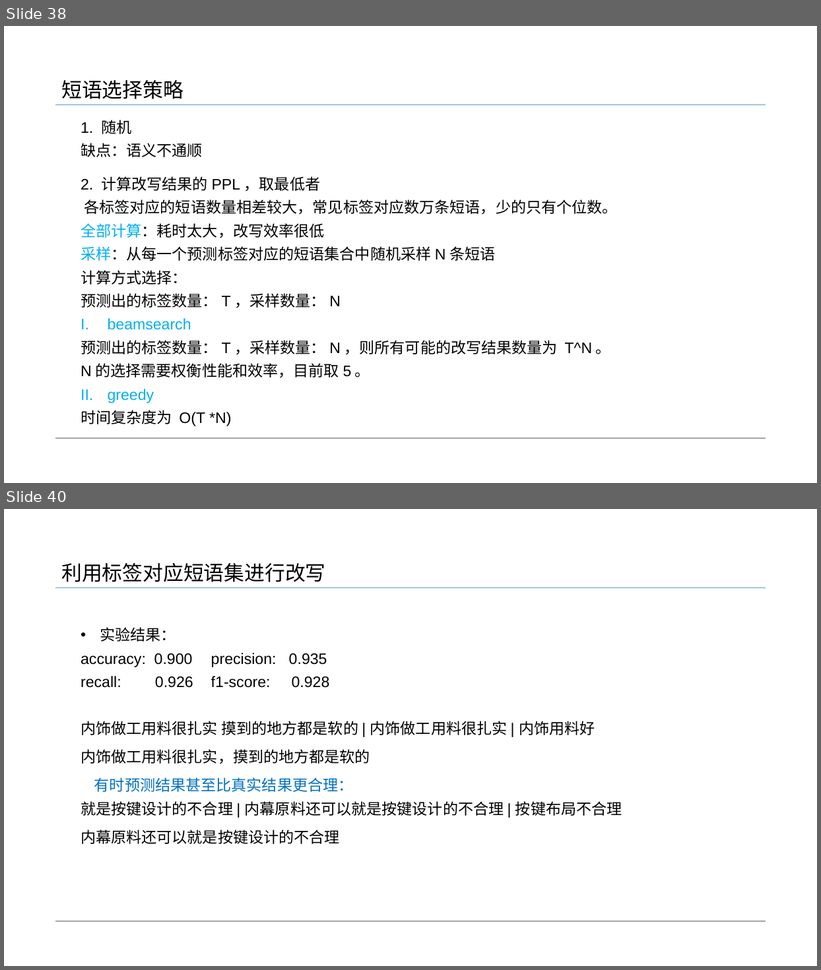
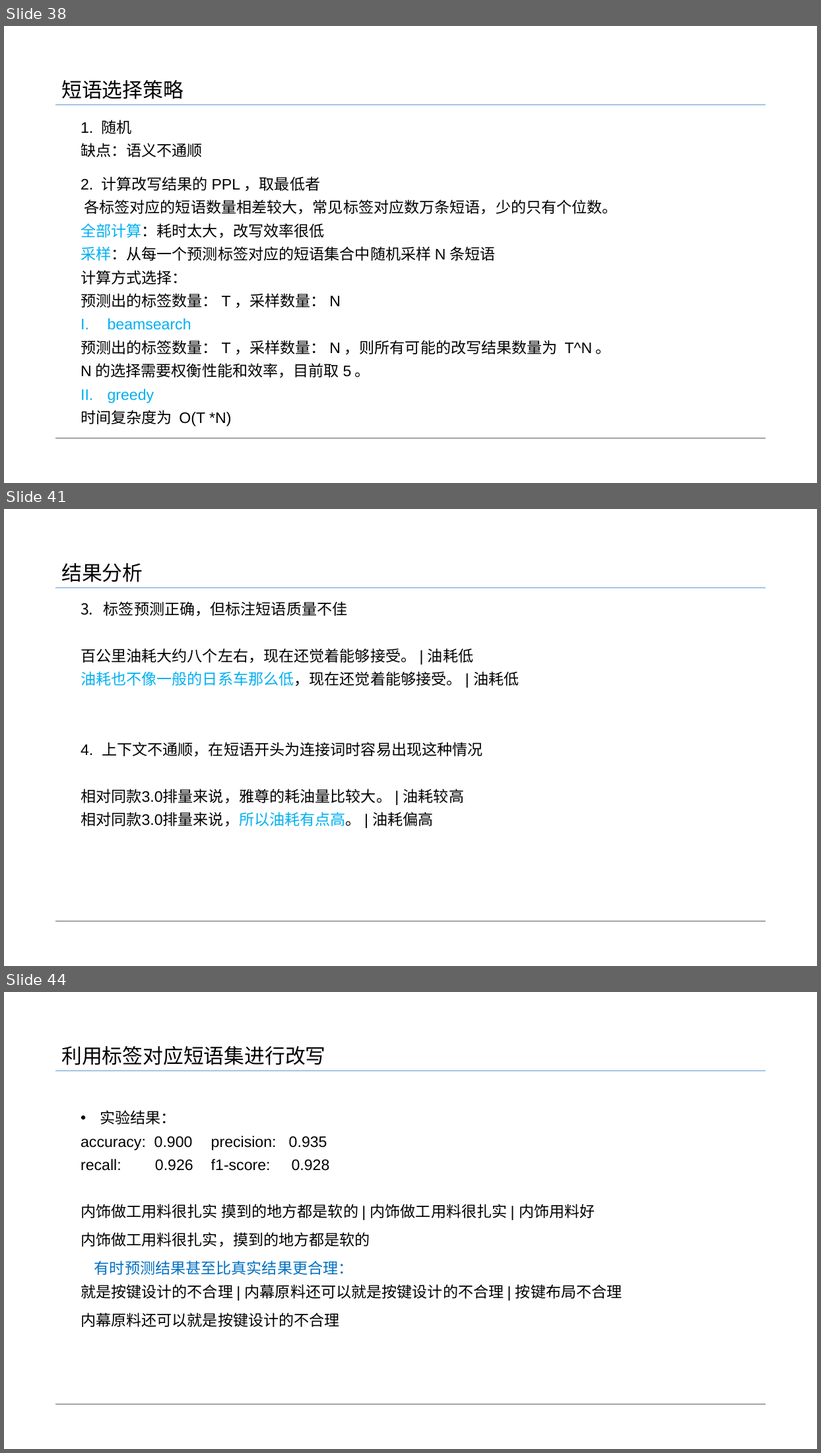
Before and after one commit to flyliu2017/Exercises, a slide deck: 实习转正.pptx. Shown one above the other, each under a label of ours: slides 38 and 40 before the commit, slides 38, 41 and 44 after it; the slides between them are not shown. The pictures are 821x970 and 821x1453 pixels, drawn with LibreOffice and Linux fonts; fonts in the diff are those of the drawing. Boxes give left, top, right and bottom in pixels: in the first picture for what was removed or moved away, otherwise in the second. Text is boxed around its words. In the diff, an @@ line names an element or a change of style, - is before the commit and + after.

```diff
--- a/实习转正.pptx
+++ b/实习转正.pptx
@@ slide 41 added at (4, 509, 817, 966), background #FFFFFF @@
@@ text added at (61, 563, 143, 582), 24 pt, text #000000 @@
+结果分析
@@ line added from (766, 588) to (56, 588), #5B9BD5 0.5 pt @@
@@ text added at (81, 601, 519, 827), 18 pt, text #000000 @@
+3. 标签预测正确，但标注短语质量不佳
+百公里油耗大约八个左右，现在还觉着能够接受。 | 油耗低
+油耗也不像一般的日系车那么低，现在还觉着能够接受。 | 油耗低
+4. 上下文不通顺，在短语开头为连接词时容易出现这种情况
+相对同款3.0排量来说，雅尊的耗油量比较大。 | 油耗较高
+相对同款3.0排量来说，所以油耗有点高。 | 油耗偏高
@@ line added from (766, 922) to (56, 922), #A6A6A6 1.5 pt @@
@@ what was slide 40 is now slide 44 @@
```
Also in this commit, not shown: 4 other slides added, 1 slide removed.
